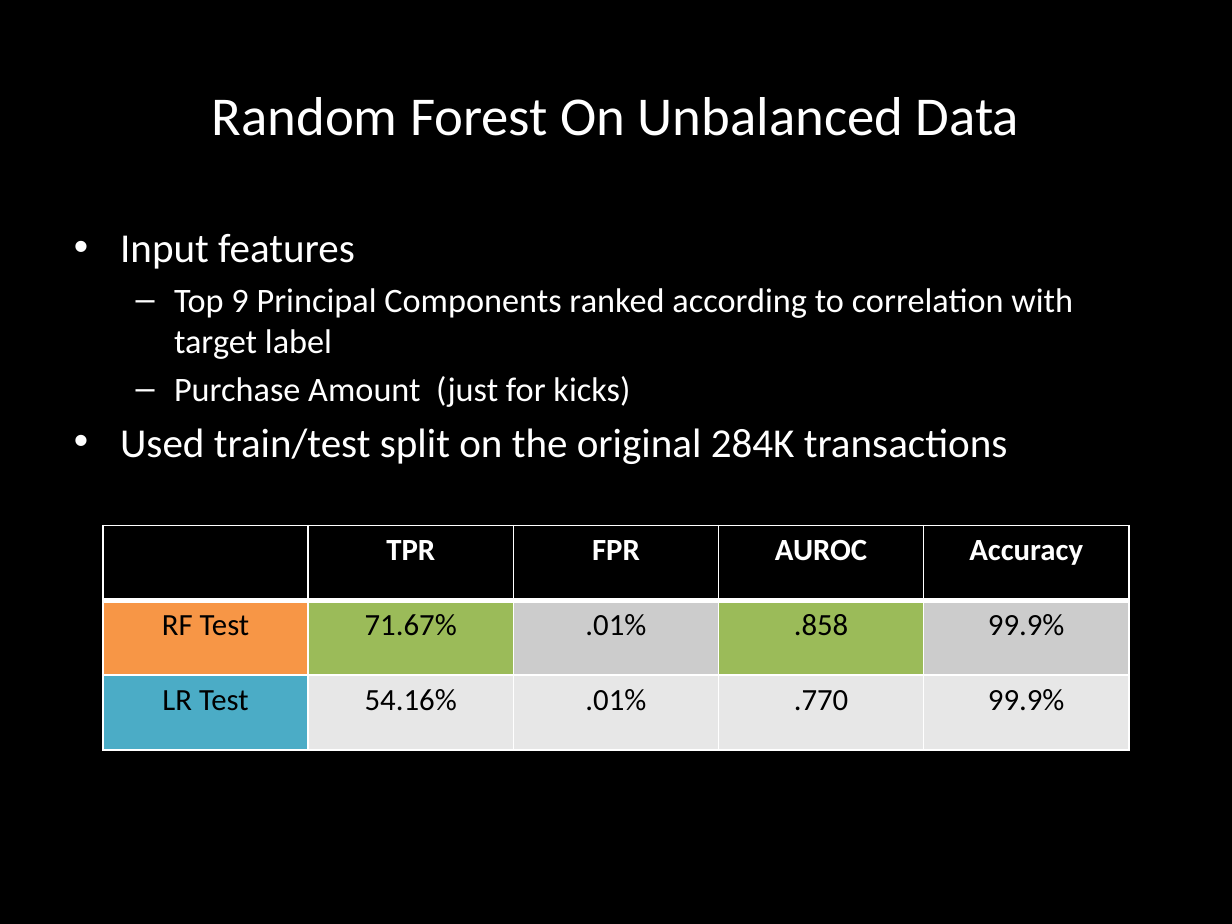
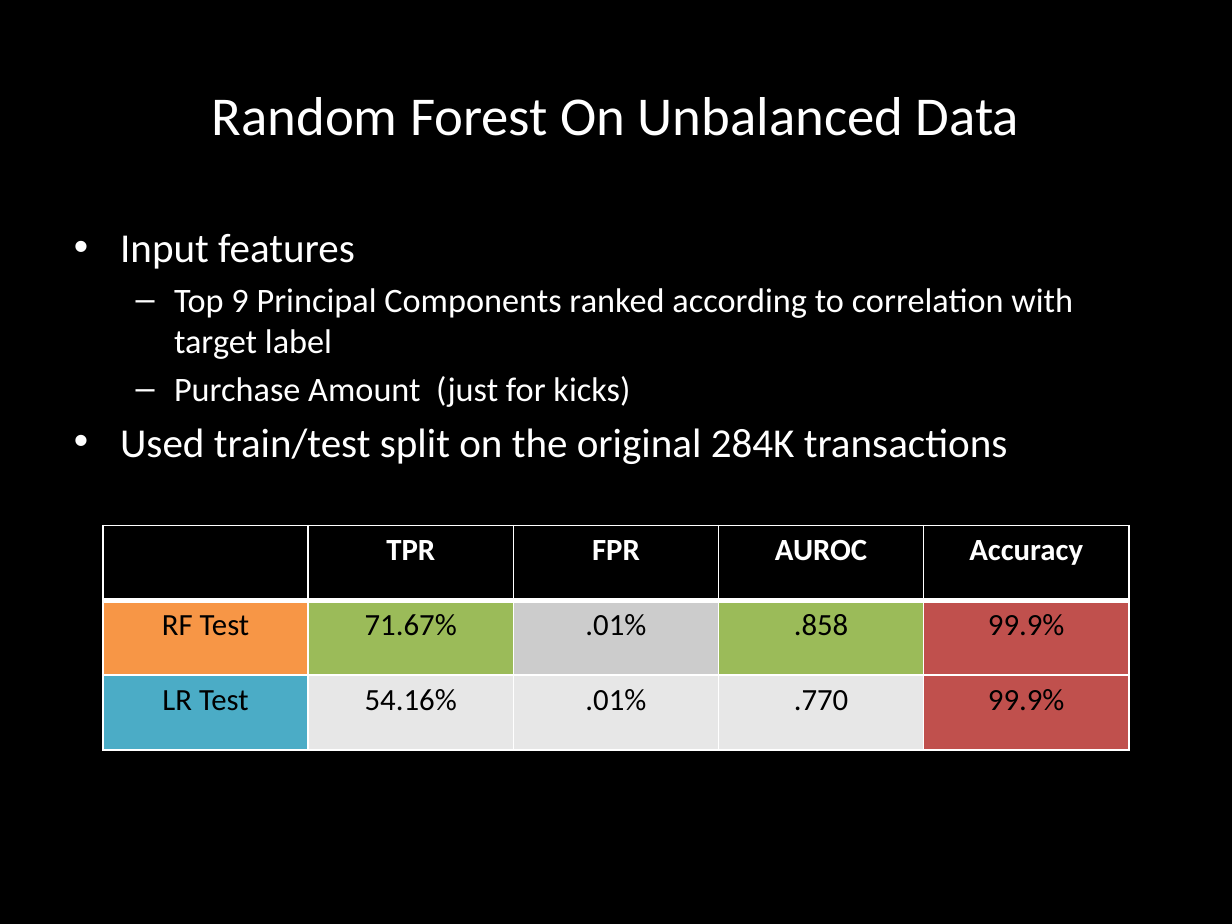
Before and after one commit to clbaechtold/ds5k_homework, a slide deck: slide 11 of final_project/presentation.pptx. Drawn at 1232x924 pixels with LibreOffice and Linux fonts; fonts in the diff are those of the drawing. Boxes give left, top, right and bottom in pixels: in the first picture for what was removed or moved away, otherwise in the second. Text is boxed around its words. In the diff, an @@ line names an element or a change of style, - is before the commit and + after.

```diff
--- a/final_project/presentation.pptx
+++ b/final_project/presentation.pptx
@@ table at (x1=103, y1=526, x2=1132, y2=750) @@
@@ fill #CCCCCC to #C0504D in row 2, column 5 @@
@@ fill #E7E7E7 to #C0504D in row 3, column 5 @@
```
Also in this commit, not shown: 4 other slides changed, 1 slide added.
